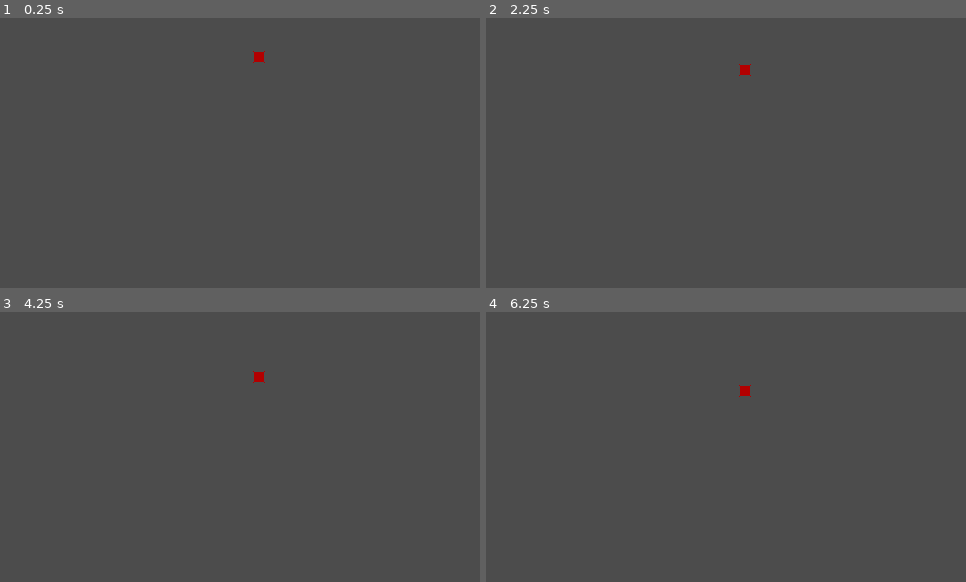
Above: before the commit, frames 1-4 (two rows, left to right).
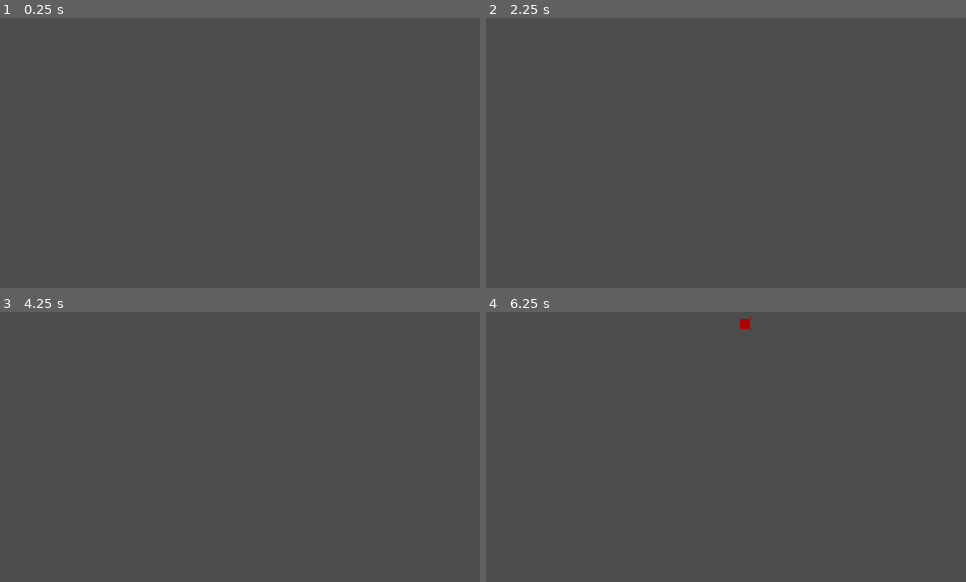
Above: after the commit, the same moments.

Repository: assert-justice/SwingWing
Game: Godot game, scene res://Main.tscn
Same seed, same stepped clock (60 frames per second), same inputs: the game is played once before the commit and once after it.
Inputs:
- Up to frame 1 (0.25 s): no input
- Up to frame 2 (2.25 s): tap Enter at 2 s
- Up to frame 3 (4.25 s): tap Space at 2.75 s
- Up to frame 4 (6.25 s): tap Enter at 5 s; tap Space at 5.75 s

The runs differ from the first frame. In frame 1, less than 0.1% of the frame differs, in the area x 52-56%, y 12-17%; in frame 2, less than 0.1%; in frame 3, less than 0.1%; in frame 4, 0.2%, in the area x 52-56%, y 2-32%.

Commit message:
pool calls set_pool on bullet

Diff:
--- a/scripts/Bullet.gd
+++ b/scripts/Bullet.gd
@@ -1,3 +1,8 @@
 extends Entity
 
 class_name Bullet
+
+func _physics_process(delta):
+	._physics_process(delta)
+	if position.x < 0 or position.x > 480 or position.y < 0 or position.y > 270:
+		sleep()
--- a/scripts/Entity.gd
+++ b/scripts/Entity.gd
@@ -10,7 +10,6 @@
 	self.pool = pool
 
 func wake():
-	print("wake")
 	pause_mode = PAUSE_MODE_INHERIT
 	visible = true
 
--- a/scripts/Pool.gd
+++ b/scripts/Pool.gd
@@ -24,6 +24,7 @@
 		ent = inactive.pop_back()
 	else:
 		ent = new_ent()
+		ent.set_pool(self)
 	active.push_back(ent)
 	ent.wake()
 	return ent
